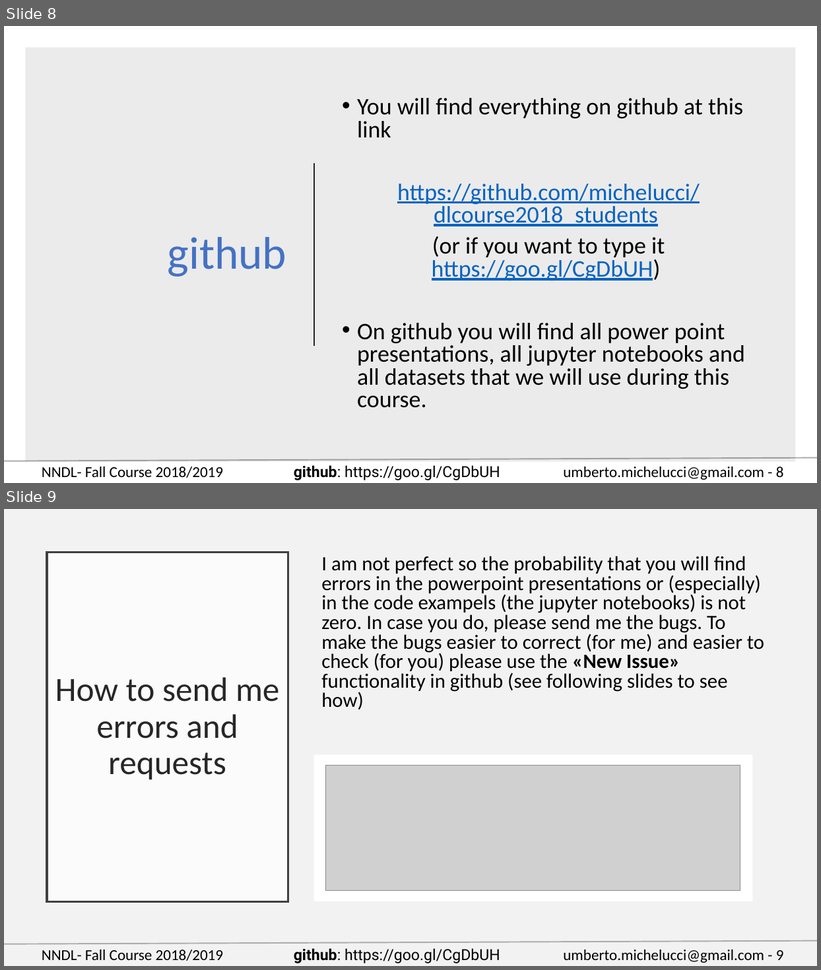
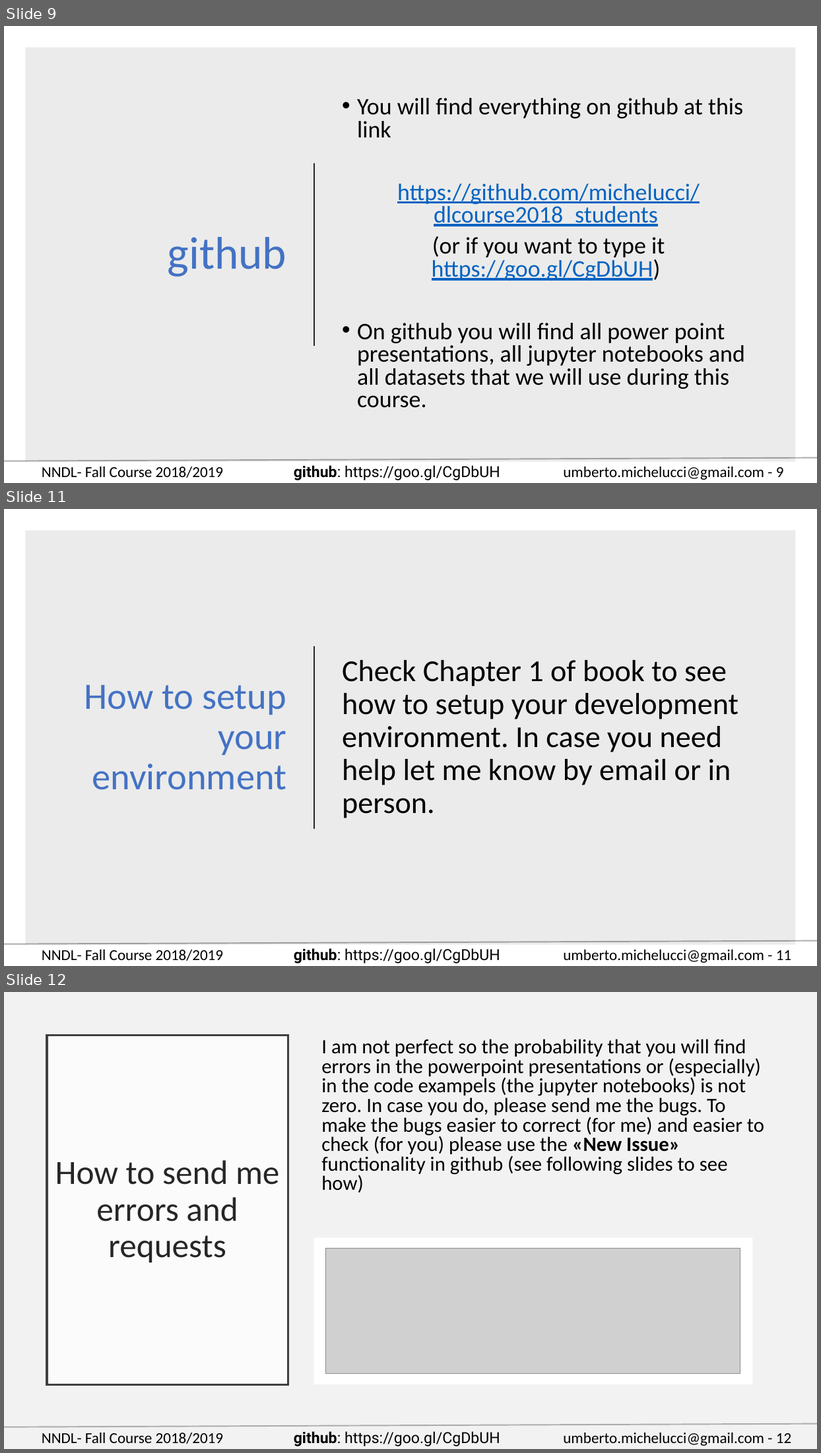
Before and after one commit to toelt-llc/COURSE-zhaw-dlcourse-spring2019, a slide deck: Week 1 - Mathematic introduction/NNDL - Fall 18 Week 1 - Administration and basics.pptx. Shown one above the other, each under a label of ours: slides 8 and 9 before the commit, slides 9, 11 and 12 after it; the slides between them are not shown. The pictures are 821x970 and 821x1453 pixels, drawn with LibreOffice and Linux fonts; fonts in the diff are those of the drawing; grey boxes stand for pictures. Boxes give left, top, right and bottom in pixels: in the first picture for what was removed or moved away, otherwise in the second. Text is boxed around its words. In the diff, an @@ line names an element or a change of style, - is before the commit and + after.

```diff
--- a/Week 1 - Mathematic introduction/NNDL - Fall 18 Week 1 - Administration and basics.pptx
+++ b/Week 1 - Mathematic introduction/NNDL - Fall 18 Week 1 - Administration and basics.pptx
@@ slide 11 added at [4,509,817,966], background #FFFFFF; not listed: 4 template elements that a slide beside it also shows @@
@@ rectangle added at [25,530,796,945], fill #000000 at 8% opacity @@
@@ line added from (314, 646) to (314, 829), #262626 1.5 pt @@
@@ text added at [342,660,739,819], 36 pt, text #000000 @@
+Check Chapter 1 of book to see how to setup your development environment. In case you need help let me know by email or in person.
@@ title added at [84,685,287,790], 44 pt, text #4472C4 @@
+How to setup your environment
@@ what was slide 8 is now slide 9 @@
@@ text at [563,467,784,480]: text changed @@
-umberto.michelucci@gmail.com - 8
+umberto.michelucci@gmail.com - 9
@@ what was slide 9 is now slide 12 @@
@@ text at [563,1433,791,1446]: text changed @@
-umberto.michelucci@gmail.com - 9
+umberto.michelucci@gmail.com - 12
```
Also in this commit, not shown: 1 slide changed, 2 other slides added, 6 other files.
